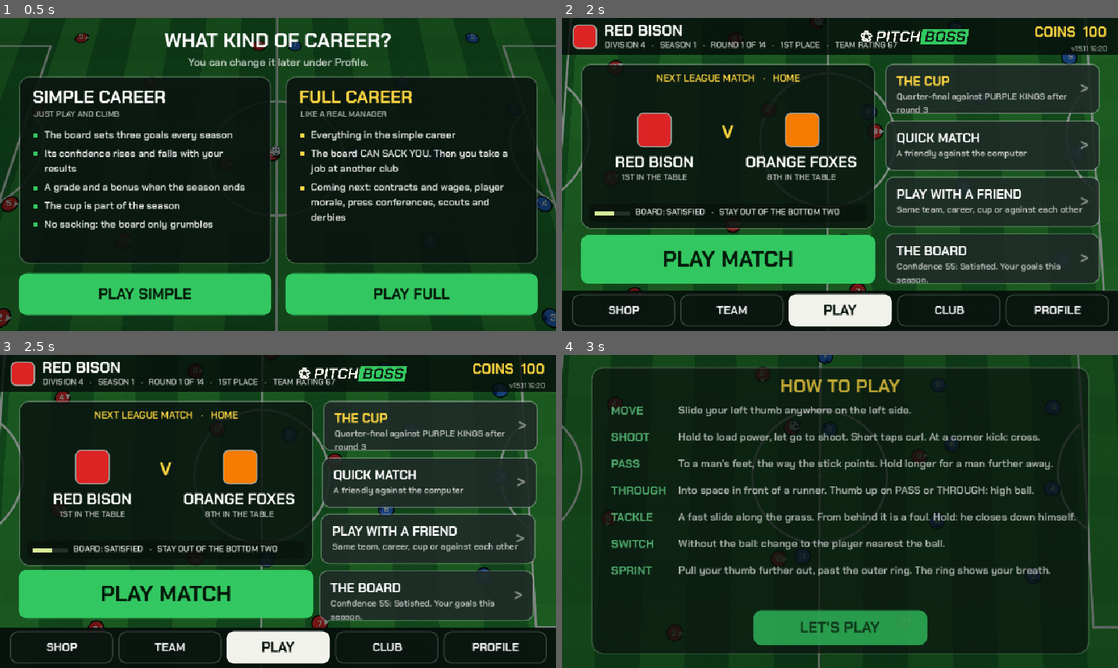
Above: before the commit, frames 1-4 (two rows, left to right).
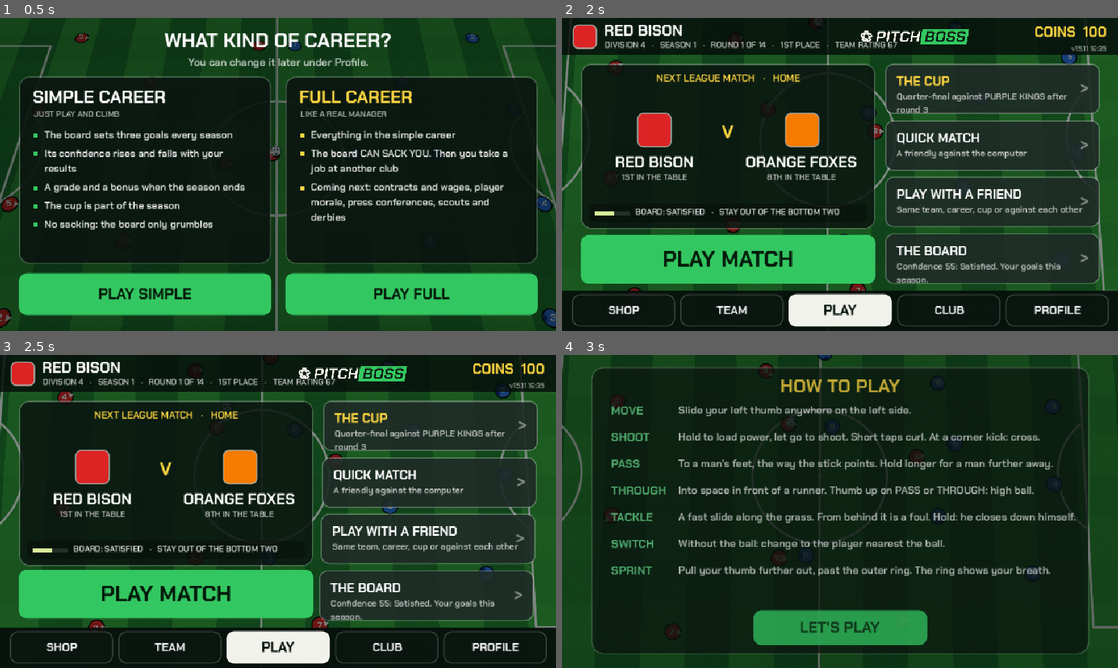
Above: after the commit, the same moments.

Repository: Woodmandk/Mini-Football
Game: Godot game, scene res://main.tscn
The game is run twice, just before and just after one commit, with the same random seed, the same clock (stepped at 60 frames per second) and the same inputs.
Inputs:
- Up to frame 1 (0.5 s): no input
- Up to frame 2 (2 s): click "PLAY SIMPLE" at 0.5 s; click "PLAY" at 1.25 s
- Up to frame 3 (2.5 s): click "PLAY" at 2 s
- Up to frame 4 (3 s): click "PLAY MATCH" at 2.75 s

Frame 1 is identical in both runs. In frame 2, less than 0.1% of the frame differs, in the area x 9-98%, y 8-88%; in frame 3, 0.3%; in frame 4, 0.3%.

Commit message:
3D: realistic ball physics: air drag, backspin/topspin, natural bounces, true rolling spin (v15.11 16:35)
Own ball model (not a RigidBody, so players, keepers and passes can still predict it): quadratic air drag,
Magnus backspin on lofted balls / topspin on driven shots, bounces that shrink and bite with backspin,
ball turns at its real rolling speed. Every high ball and shot is refitted to land on the same spot at the
same time as before. Receivers and the landing ring use the same flight sums; keepers read the drag.
Test: --autotest --balltest.

Co-Authored-By: Claude Opus 5.5 <noreply@anthropic.com>
Claude-Session: https://claude.ai/code/session_01PwNi5ZbcYtaxNzhUw5eXpr

Diff:
--- a/godot3d/main.gd
+++ b/godot3d/main.gd
@@ -195,6 +195,10 @@
 var aim_hold: Node3D
 var ball_net := Vector3.ZERO
 var ball_spin := 0.0
+# backspin (+) / topspin (-): how fast the Magnus force turns the flight up (or down), rad/s
+var ball_bs := 0.0
+# how the ball is spinning, only for drawing it (rad/s about each axis)
+var ball_wv := Vector3.ZERO
 var pass_from = null
 
 var score := [0, 0]
@@ -475,6 +479,49 @@
 							t4 += 1.0 / 60.0
 							gap = maxf(gap, (ball.position.x - tm.position.x))
 						print("THRUTEST hi=", hi, " d=", dd, " hold=", hold, " got=", players.find(ball_owner), " (want 9) t=", snappedf(t4, 0.01), " state=", state, " ran=", snappedf(tm.position.distance_to(start), 0.1), " max_ball_ahead=", snappedf(gap, 0.1), " ball_x=", snappedf(ball.position.x, 0.1))
+			get_tree().quit()
+			return
+		if OS.get_cmdline_user_args().has("--balltest"):
+			# shots: where they cross the goal line against where they were aimed, time and pace on arrival
+			for pw in [0.2, 0.5, 0.8, 1.0]:
+				for cu in [0.0, 0.6]:
+					var pp = teams[0][9]
+					pp.position = Vector3(HL - 20.0, 0, 3.0)
+					ball.position = pp.position + Vector3(0.6, BALL_R, 0)
+					ball_owner = pp
+					set_piece = ""
+					seed(7)
+					_shoot(pp, pw, 1.8, 0.0, cu)
+					var v0 := ball_vel.length()
+					var tt := 0.0
+					var apex := 0.0
+					while ball.position.x < HL and tt < 4.0:
+						_ball_free(1.0 / 60.0)
+						tt += 1.0 / 60.0
+						apex = maxf(apex, ball.position.y)
+						print("TRAJ shot", pw, "_", cu, " ", snappedf(ball.position.x - HL + 20.0, 0.01), " ", snappedf(ball.position.y, 0.01), " ", snappedf(ball.position.z, 0.01))
+					print("BALLTEST pw=", pw, " curl=", cu, " v0=", snappedf(v0 * 3.6, 1), "kmh at_goal=", snappedf(ball_vel.length() * 3.6, 1), "kmh t=", snappedf(tt, 0.01), " z=", snappedf(ball.position.z, 0.01), " y=", snappedf(ball.position.y, 0.01), " apex=", snappedf(apex, 0.01), " bs=", snappedf(ball_bs, 0.01))
+			for dd in [15.0, 30.0, 45.0]:
+				var pp = teams[0][9]
+				var mm = teams[0][6]
+				pp.position = Vector3(-30, 0, 0)
+				mm.position = Vector3(-30 + dd, 0, 0)
+				mm.vel = Vector3.ZERO
+				ball_owner = pp
+				set_piece = ""
+				_pass(pp, mm, true)
+				var tt := 0.0
+				var bounces := []
+				var prev := ball_vel.y
+				while tt < 6.0 and Vector2(ball_vel.x, ball_vel.z).length() > 0.3:
+					_ball_free(1.0 / 60.0)
+					tt += 1.0 / 60.0
+					if int(tt * 60.0) % 3 == 0:
+						print("TRAJ lob", dd, " ", snappedf(ball.position.x + 30.0, 0.01), " ", snappedf(ball.position.y, 0.01))
+					if prev < 0.0 and ball_vel.y > 0.0:
+						bounces.append(snappedf(ball.position.x + 30.0, 0.1))
+					prev = ball_vel.y
+				print("LOBROLL d=", dd, " bounces_at=", bounces, " stops_at=", snappedf(ball.position.x + 30.0, 0.1), " t=", snappedf(tt, 0.1))
 			get_tree().quit()
 			return
 		if OS.get_cmdline_user_args().has("--passtest"):
@@ -2389,6 +2436,7 @@
 		ball_vel = p.vel * 0.6 + p.fwd() * 1.5 + Vector3(0, -1.5, 0)
 		shot_live = false
 	ball_spin = 0.0
+	ball_bs = 0.0
 	ball_last = p
 	ball_ignore = p
 	ignore_t = 0.45
@@ -3564,31 +3612,135 @@
 func _spin_ball(v: Vector3, dt: float) -> void:
 	var h := Vector3(v.x, 0, v.z)
 	var sp := h.length()
-	if sp > 0.2:
-		var axis := Vector3(h.z, 0, -h.x).normalized()
-		ball_mesh.rotate(axis, sp / BALL_R * dt * 0.6)
+	if ball.position.y < BALL_R + 0.03 or ball_owner != null:
+		# on the grass (or at his feet) it rolls: it turns exactly as fast as it travels, so it never seems to slide
+		var roll := Vector3.ZERO
+		if sp > 0.05:
+			roll = Vector3(h.z, 0, -h.x) / BALL_R
+		ball_wv = ball_wv.lerp(roll, clampf(dt * 14.0, 0.0, 1.0))
+	else:
+		# in the air it keeps the spin the boot gave it, slowly fading
+		ball_wv *= maxf(1.0 - 0.25 * dt, 0.0)
+	var w := ball_wv.length()
+	if w > 0.05:
+		ball_mesh.rotate(ball_wv / w, w * dt)
+
+# Ball physics (our own model, not a rigid body: players, keepers, passes and the landing ring all have to
+# know where it will be, so they use the same sums). In the air: gravity, air drag that grows with the
+# square of the speed (a hard shot loses pace on its way), curl (side spin) and backspin/topspin (Magnus:
+# a lofted ball with backspin hangs, a driven shot with topspin dips). On the grass: bounces that get
+# smaller each time, backspin bites on landing, then it rolls with rolling friction.
+const AIR_K := 0.0105
+const ROLL_DRAG := 0.05
+
+func _air_vel(v: Vector3, curl: float, bs: float, dt: float) -> Vector3:
+	v.y -= 9.8 * dt
+	v -= v * (AIR_K * v.length() * dt)
+	if curl != 0.0:
+		v = v.rotated(Vector3.UP, curl * dt)
+	if bs != 0.0:
+		var hd := Vector3(v.x, 0, v.z)
+		if hd.length() > 0.5:
+			v = v.rotated(hd.normalized().cross(Vector3.UP), bs * dt)
+	return v
+
+# where a ball in flight is after t seconds (it does not touch the ground on the way)
+func _fly_pos(pos: Vector3, v: Vector3, curl: float, bs: float, t: float) -> Vector3:
+	var st := 1.0 / 60.0
+	var n := int(ceil(t / st))
+	if n < 1:
+		return pos
+	st = t / n
+	for i in n:
+		v = _air_vel(v, curl, bs * exp(-0.12 * i * st), st)
+		pos += v * st
+	return pos
+
+# the same flight in the old, almost drag-free model the kicks were aimed with
+func _fly_pos_plain(pos: Vector3, v: Vector3, curl: float, t: float) -> Vector3:
+	var st := 1.0 / 60.0
+	var n := int(ceil(t / st))
+	if n < 1:
+		return pos
+	st = t / n
+	for i in n:
+		v.y -= 9.8 * st
+		v *= 1.0 - 0.05 * st
+		if curl != 0.0:
+			v = v.rotated(Vector3.UP, curl * st)
+		pos += v * st
+	return pos
+
+# where (and when) the ball now in the air comes down
+var _land_k := [Vector3.INF, Vector3.INF]
+var _land_c := [Vector3.ZERO, 0.0]
+func _land() -> Array:
+	if _land_k[0] == ball.position and _land_k[1] == ball_vel:
+		return _land_c
+	_land_k = [ball.position, ball_vel]
+	var pos := ball.position
+	var v := ball_vel
+	var bs := ball_bs
+	var st := 1.0 / 60.0
+	var t := 0.0
+	while t < 4.0:
+		v = _air_vel(v, ball_spin, bs, st)
+		bs *= 1.0 - 0.12 * st
+		pos += v * st
+		t += st
+		if pos.y <= BALL_R and v.y < 0.0:
+			break
+	pos.y = 0.0
+	_land_c = [pos, t]
+	return _land_c
+
+# The kick formulas aim with the old near-drag-free flight and a flight time t. Keep the spot and the time
+# and find the strike that gets there through the real air: harder off the foot, it slows on its way.
+func _fit_flight(v0: Vector3, t: float) -> void:
+	if t <= 0.05:
+		return
+	var from := ball.position
+	var tgt := _fly_pos_plain(from, v0, ball_spin, t)
+	var v := v0
+	for i in 6:
+		var e := tgt - _fly_pos(from, v, ball_spin, ball_bs, t)
+		if e.length() < 0.03:
+			break
+		v += e / t
+	ball_vel = v
 
 func _ball_free(dt: float) -> void:
-	ball_vel.y -= 9.8 * dt
-	ball_vel *= 1.0 - 0.05 * dt
-	if ball_spin != 0.0:
-		ball_vel = ball_vel.rotated(Vector3.UP, ball_spin * dt)
+	if ball.position.y > BALL_R + 0.01 or ball_vel.y > 0.0:
+		ball_vel = _air_vel(ball_vel, ball_spin, ball_bs, dt)
+		ball_bs *= maxf(1.0 - 0.12 * dt, 0.0)
+	else:
+		ball_vel.y -= 9.8 * dt
+		ball_vel *= 1.0 - ROLL_DRAG * dt
+		if ball_spin != 0.0:
+			ball_vel = ball_vel.rotated(Vector3.UP, ball_spin * dt)
 	ball.position += ball_vel * dt
 	if ball.position.y <= BALL_R:
 		ball.position.y = BALL_R
 		ball_spin *= maxf(1.0 - 5.0 * dt, 0.0)
-		if ball_vel.y < -1.6:
-			ball_vel.y = -ball_vel.y * 0.52
-			ball_vel.x *= 0.82
-			ball_vel.z *= 0.82
+		if ball_vel.y < -1.4:
+			# each bounce is lower: a soft pitch takes more out of a hard landing
+			var vin := -ball_vel.y
+			ball_vel.y = vin * clampf(0.64 - 0.012 * vin, 0.48, 0.6)
+			# the grass grips the ball: backspin bites and checks it, topspin skids on
+			var grip := clampf(0.82 - 1.7 * ball_bs, 0.6, 0.9)
+			ball_vel.x *= grip
+			ball_vel.z *= grip
+			ball_bs *= 0.3
+			ball_wv *= 0.5
 			if ball_vel.y > 2.0:
 				snd("touch")
 		else:
 			ball_vel.y = 0.0
+			ball_bs = 0.0
 		var h := Vector2(ball_vel.x, ball_vel.z)
 		var sp := h.length()
 		if sp > 0.0:
-			var ns := maxf(sp - (1.3 + 0.28 * sp) * dt, 0.0)
+			var ns := maxf(sp - (ROLL_C + (ROLL_K - ROLL_DRAG) * sp) * dt, 0.0)
 			ball_vel.x *= ns / sp
 			ball_vel.z *= ns / sp
 	# inside a net: the net catches the ball
@@ -3614,7 +3766,7 @@
 	if sp < 2.0:
 		return aim
 	var dir := v / sp
-	var drag := 1.5 + 0.35 * sp
+	var drag := ROLL_C + ROLL_K * sp
 	var t_stop := sp / drag
 	var b0 := Vector3(ball.position.x, 0, ball.position.z)
 	var out := b0
@@ -3642,21 +3794,18 @@
 	var t := 0.6
 	if ball.position.y > 1.0 or ball_vel.y > 3.0:
 		# a ball in the air: go where it comes down
-		var vy := ball_vel.y
-		t = clampf((vy + sqrt(maxf(vy * vy + 19.6 * (p.y - BALL_R), 0.0))) / 9.8, 0.2, 3.0)
-		var o2 := p + v * t * 0.97
-		o2.y = 0.0
+		var o2: Vector3 = _land()[0]
 		o2.x = clampf(o2.x, -HL, HL)
 		o2.z = clampf(o2.z, -HW, HW)
 		return o2
-	var travel := sp * t - 0.5 * (1.5 + 0.35 * sp) * t * t
+	var travel := sp * t - 0.5 * (ROLL_C + ROLL_K * sp) * t * t
 	var out := p + v / sp * maxf(travel, 0.0)
 	out.y = 0.0
 	return out
 
 # ---------------------------------------------------------------- kicking
 
-func _release(p, v: Vector3, kind := 0) -> void:
+func _release(p, v: Vector3, kind := 0, fit_t := 0.0, bs := 0.0, curl := 0.0) -> void:
 	var h := Vector3(v.x, 0, v.z).normalized()
 	p.yaw = atan2(-h.x, -h.z)
 	p.start_kick(clampf((v.length() - 9.0) / 20.0, 0.2, 1.0), kind)
@@ -3665,7 +3814,15 @@
 	if kind == 2:
 		ball.position = p.position + h * 0.4 + Vector3(0, 2.3, 0)
 	ball_vel = v
-	ball_spin = 0.0
+	ball_spin = curl
+	ball_bs = bs
+	_fit_flight(v, fit_t)
+	# what the boot puts on it, for drawing: backspin turns it against the way it rolls, curl about the vertical
+	var hr := Vector3(ball_vel.x, 0, ball_vel.z)
+	ball_wv = Vector3.ZERO
+	if hr.length() > 0.5:
+		ball_wv = Vector3(hr.z, 0, -hr.x).normalized() * (-bs * 140.0 + 4.0)
+	ball_wv += Vector3.UP * curl * 18.0
 	ball_last = p
 	ball_ignore = p
 	ignore_t = 0.3
@@ -3780,7 +3937,7 @@
 			best = m
 	return best
 
-# Rolling ball: it slows by about 1.3 + 0.33 * speed per second (see _ball_free).
+# Rolling ball: it slows by 1.3 + 0.33 * speed per second (see _ball_free).
 const ROLL_C := 1.3
 const ROLL_K := 0.33
 
@@ -3817,6 +3974,9 @@
 	var leadv := Vector3.ZERO
 	var thru_v := -1.0
 	var thru_t := 0.0
+	# flight time the high balls are aimed with, and the backspin on them
+	var ft := 0.0
+	var fb := 0.0
 	if lead > 0.0:
 		# A through ball goes where the runner will BE when it gets there, weighted so it slows down
 		# in front of him: lead is the time (s) he gets to run onto it, not a distance.
@@ -3895,6 +4055,8 @@
 			dir3 = dir3.normalized() * 24.0
 		tt = dir3.length() / vt
 		v = dir3.normalized() * vt + Vector3(0, (0.4 - 2.3) / tt + 4.9 * tt, 0)
+		ft = tt
+		fb = 0.03
 	elif cross:
 		# whipped in to arrive at head height
 		var vc := clampf(11.0 + d * 0.32, 15.0, 22.0)
@@ -3904,6 +4066,8 @@
 		dir4.y = 0.0
 		tc = dir4.length() / vc
 		v = dir4.normalized() * vc + Vector3(0, (2.05 - 0.3) / tc + 4.9 * tc, 0)
+		ft = tc
+		fb = 0.04
 	elif not lofted:
 		var sp := clampf(8.0 + d * 0.75, 12.0, 27.0)
 		if pass_pw >= 0.0:
@@ -3929,6 +4093,9 @@
 		t = clampf(0.62 + dir2.length() * 0.034, 0.8, 2.15)
 		var vh := dir2.length() / t * (1.0 + 0.026 * t)
 		v = dir2.normalized() * vh + Vector3(0, 4.9 * t + 0.12 * t * t, 0)
+		# struck under the ball: backspin makes it hang and then sit down where it lands
+		ft = t
+		fb = 0.10
 	var perr: float = maxf(92 - p.pas, 0) * 0.0011 * (1.6 if lofted else 1.0)
 	if p.has_ab("dirigent"):
 		perr *= 0.35
@@ -3937,9 +4104,10 @@
 	v = v.rotated(Vector3.UP, (randf() - 0.5) * 2.0 * perr)
 	var h = _hum_of(p)
 	var offs: bool = set_piece in ["", "fk", "kick"] and _is_offside(p, m)
-	_release(p, v, 2 if thrown else 0)
+	_release(p, v, 2 if thrown else 0, ft, fb)
 	if cross:
 		ball_spin = 0.0
+		ball_bs = 0.0
 	m.recv = true
 	if offs:
 		m.offside = true
@@ -4001,8 +4169,7 @@
 		gk.pen_z = goes * GOAL_HW * 0.5 * (1.0 if r < 0.12 + right else -1.0)
 	if autotest:
 		print("PENKICK sho=", p.sho, " want=", snappedf(aim_z, 0.1), " aim=", snappedf(goal.z, 0.1), " guess=", snappedf(gk.pen_z, 0.1), " pw=", snappedf(power, 0.01), " h=", snappedf(hgt, 0.1), " gkz=", snappedf(gk.position.z, 0.1))
-	_release(p, dir * sp + Vector3(0, vy, 0))
-	ball_spin = 0.0
+	_release(p, dir * sp + Vector3(0, vy, 0), 0, t, -0.03 * power)
 	shot_live = true
 	stats["shots"] += 1
 	tst[p.team]["shots"] += 1
@@ -4034,7 +4201,7 @@
 			cd = Vector3(hh.stick.x, 0, hh.stick.y).normalized()
 		var far := 24.0 + 22.0 * power
 		var tc := 1.4 + 1.0 * power
-		_release(p, cd * (far / tc) + Vector3(0, 4.9 * tc, 0))
+		_release(p, cd * (far / tc) + Vector3(0, 4.9 * tc, 0), 0, tc, 0.07)
 		snd("kick")
 		fx("dust", [from.x, from.z])
 		return
@@ -4078,8 +4245,8 @@
 			spin = -spin
 			wide = dir.rotated(Vector3.UP, -spin * t * 0.5)
 		dir = wide
-	_release(p, dir * sp + Vector3(0, vy, 0))
-	ball_spin = spin
+	# struck through the middle with the laces: the harder it is hit, the more topspin, so it dips late
+	_release(p, dir * sp + Vector3(0, vy, 0), 0, t, -0.06 * power * power, spin)
 	shot_live = true
 	shot_hard = 0.12 if cannon else 0.0
 	if cannon and spin == 0.0:
@@ -4426,6 +4593,7 @@
 			if hs > lerpf(15.0, 21.0, gq) and dh > 0.55:
 				var sgn := signf(b.z - g.position.z)
 				ball_vel = Vector3(-ball_vel.x * 0.3, absf(ball_vel.y) * 0.4 + 2.5, ball_vel.z * 0.4 + sgn * 5.0)
+				ball_bs = 0.0
 				ball_ignore = g
 				ignore_t = 0.5
 				ball_last = g
@@ -4489,6 +4657,7 @@
 	if hs > 24.0 and not best.recv:
 		var n := Vector3(b.x - best.position.x, 0, b.z - best.position.z).normalized()
 		ball_vel = ball_vel.bounce(n) * 0.35
+		ball_bs = 0.0
 		ball_ignore = best
 		ignore_t = 0.4
 		ball_last = best
@@ -4508,6 +4677,7 @@
 		var in_mouth := absf(b.z) < GOAL_HW and b.y < GOAL_H
 		if absf(b.x) < HL + 0.6 and (absf(absf(b.z) - GOAL_HW) < 0.22 and b.y < GOAL_H + 0.2 or absf(b.z) < GOAL_HW and absf(b.y - GOAL_H) < 0.2) and ball_vel.x * sx > 0.0:
 			ball_vel.x *= -0.6
+			ball_bs = 0.0
 			ball_vel.z += (randf() - 0.5) * 4.0
 			ball.position.x = sx * (HL - 0.05)
 			shot_live = false
@@ -4776,13 +4946,23 @@
 			return _run_to(p, spot, p.top_speed * 0.92)
 	return _run_to(p, spot, p.top_speed * (1.0 if hurry else 0.88))
 
+# how long the ball takes to cover dx along the pitch length; in the air it slows with the drag
+func _t_to_x(dx: float) -> float:
+	if absf(ball_vel.x) < 0.5 or dx * ball_vel.x <= 0.0:
+		return -1.0
+	if ball.position.y < BALL_R + 0.02 and ball_vel.y <= 0.0:
+		return dx / ball_vel.x
+	var sp := ball_vel.length()
+	var path := absf(dx) * sp / absf(ball_vel.x)
+	return (exp(AIR_K * path) - 1.0) / (AIR_K * sp)
+
 func _ai_keeper(p, dt: float) -> Vector3:
 	var s := side(p.team)
 	var gx := -HL * s
 	var goal := Vector3(gx, 0, 0)
 	var b := ball.position
 	if ball_owner == null and ball_vel.x * -s > 5.0:
-		var t := (gx - b.x) / ball_vel.x
+		var t := _t_to_x(gx - b.x)
 		if t > 0.0 and t < 1.7:
 			var zc := b.z + ball_vel.z * t
 			if ball_spin != 0.0:
@@ -4799,7 +4979,7 @@
 					return p.vel * 0.5
 				var target := Vector3(gx + s * 0.7, 0, clampf(zc, -GOAL_HW + 0.2, GOAL_HW - 0.2))
 				# off his line he saves where he stands instead of running back to the goal line
-				var tk: float = (p.position.x - b.x) / ball_vel.x
+				var tk: float = _t_to_x(p.position.x - b.x)
 				if tk > 0.0 and absf(p.position.x - gx) > 1.2:
 					t = tk
 					var zk: float = b.z + ball_vel.z * tk
@@ -5139,10 +5319,10 @@
 	# landing ring for high balls
 	var show_ring := false
 	if loose and state == "play" and ball.position.y > 1.6 and screen == "match":
-		var vy := ball_vel.y
-		var t := (vy + sqrt(maxf(vy * vy + 19.6 * (ball.position.y - BALL_R), 0.0))) / 9.8
+		var lnd := _land()
+		var t: float = lnd[1]
 		if t > 0.25:
-			var lp := ball.position + Vector3(ball_vel.x, 0, ball_vel.z) * t * 0.97
+			var lp: Vector3 = lnd[0]
 			if absf(lp.x) < HL and absf(lp.z) < HW:
 				land_ring.position = Vector3(lp.x, 0.05, lp.z)
 				show_ring = true
Not shown, changed: godot3d/version.txt
Not shown, changed: 3d/index.pck
